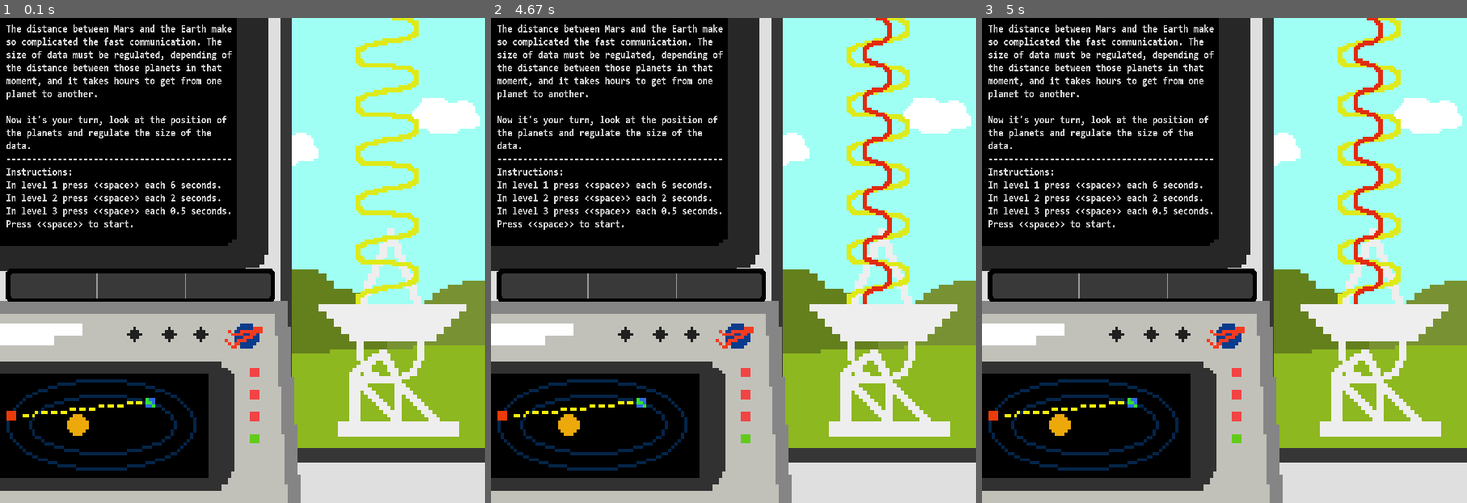
Above: before the commit, frames 1-3 (left to right).
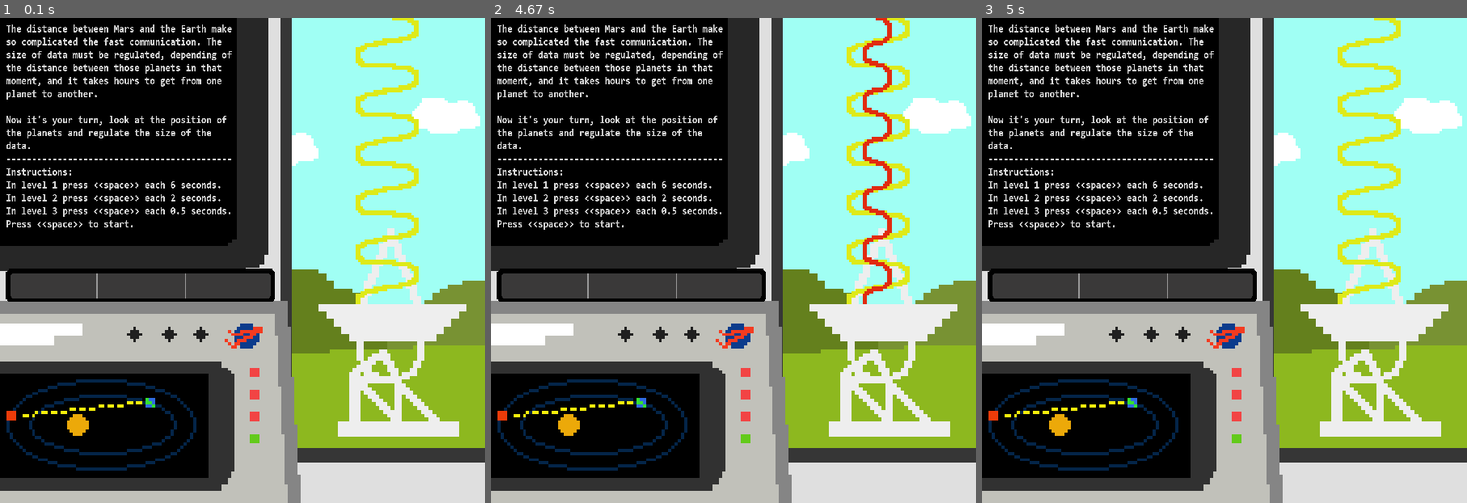
Above: after the commit, the same moments.

Repository: Elizabeth-mqz-gmz/MARS-Pitz_CanYouHearMeNow-
Game: pygame game, started from antenna.py
The game is run twice, just before and just after one commit, with the same random seed, the same clock (stepped at 60 frames per second) and the same inputs.
Inputs:
- Up to frame 1 (0.1 s): no input
- Up to frame 2 (4.67 s): tap Space at 0.33, 1.67 s
- Up to frame 3 (5 s): no input

Frames 1-2 are identical in both runs. In frame 3, 0.9% of the frame differs, in the area x 76-83%, y 0-59%.

Commit message:
fix: everything.. i hope

Diff:
--- a/antenna.py
+++ b/antenna.py
@@ -41,7 +41,7 @@
 barImg = pg.transform.scale(barImg, (333, 625))
 winImg = pg.transform.scale(winImg, (384, 96))
 
-def Draw(level, sublevel, limits, vel):
+def Draw(level, sublevel, limits, vel, fg):
     # Paint the background
     screen.fill((160,255,244))
 
@@ -57,16 +57,20 @@
     screen.blit(sunImg, (0,380),(0,0,250,250))
     screen.blit(barImg, (7,310),(0,0,333,41))
 
-    SelectLevel(level)
+    check = True
+    SelectLevel(level,sublevel)
 
     if vel != 0:
-        Waves(vel, level, limits)
-
-    BarUpdate(level, sublevel)
+        if fg:
+            check = Waves(vel, level-1, limits)
+        else:
+            check = Waves(vel, level, limits)
+    pg.display.update()
+    return check
 
 #end
 def Win():
-    for x in range(1,5):
+    for x in [1,2,3,4,5]:
         if x%2 == 0:
             screen.blit(winImg, (108,276),(0,0,384,48))
         else:
@@ -75,45 +79,48 @@
         tm.sleep(1)
 
 def BarUpdate(level, sublevel):
-
+    print(level,sublevel)
     if level == 1:
         sublevel += 5
     elif level == 2:
         sublevel += 10
     fac = int(sublevel*41.6)
     screen.blit(barImg, (7,310),(0,fac,333,41))
+    pg.display.update()
+
 
 # Display the specific image pattern of each level, and return the level's range
-def SelectLevel(level):
-    if level == 0:
+def SelectLevel(l,sl):
+    #print(l,sl)
+
+
+    if l == 0:
         screen.blit(sunImg, (0,380),(0,250,250,250))
         screen.blit(wvsImg, (390,0),(0,0,177,354))
-        range = [limits[0], limits[1]]
-    elif level == 1:
+    elif l == 1:
         screen.blit(sunImg, (0,380),(250,0,250,250))
+        screen.blit(wvsImg, (390,0),(177,354,177,354))
+    elif l == 2:
+        screen.blit(sunImg, (0,380),(250,250,250,250))
         screen.blit(wvsImg, (390,0),(177,708,177,354))
-        range = [limits[2],limits[3]]
-    else:
-        screen.blit(sunImg, (0,380),(250,250,250,250))
-        screen.blit(wvsImg, (390,0),(177,354,177,354))
-        range = [limits[4], limits[5]]
-    pg.display.update()
-    return range
 
 # Display the waves effect of each space event
 def Waves(vel,lev, limits):
+    rt = False
     if lev == 0:
         if vel > limits[0] and vel <= limits[1]:
             screen.blit(wvsImg, (390,0),(177,0,177,354))
+            rt = True
         elif vel > limits[2] and vel < limits[0]:
             screen.blit(wvsImg, (390,0),(354,354,177,354))
-        else:
+        elif vel < limits[2]:
             screen.blit(wvsImg, (390,0),(0,708,177,354))
     elif lev == 1:
         if vel > limits[3]:
             screen.blit(wvsImg, (390,0),(354,0,177,354))
         elif vel > limits[2] and vel <= limits[3]:
             screen.blit(wvsImg, (390,0),(0,354,177,354))
+            rt = True
         elif vel < limits[2]:
             screen.blit(wvsImg, (390,0),(0,708,177,354))
     elif lev == 2:
@@ -123,94 +130,64 @@
             screen.blit(wvsImg, (390,0),(354,354,177,354))
         elif vel > limits[4] and vel <= limits[5]:
             screen.blit(wvsImg, (390,0),(354,708,177,354))
+            rt = True
+    return rt
 
-# All the game's mechanics are in this function
-def GameLoop(startedGame):
+gameExit = False
 
-    # Initialize the loop settings
-    level = 0
+while not gameExit:
+
+    Draw(0, 0, limits, 0, False)
+    counterLevel = 0
     counterSubLevel = 0
-    range = SelectLevel(level)
+    time = 0
+    startedGame = False
+    lose = False
 
-    # Loop if the user doesn't close the game
-    gameExit = False
-    while not gameExit:
+    while not lose:
 
-        # Set new level and sub-level. Get new range
-        if counterSubLevel == 5:
-            level += 1
-            counterSubLevel = 0
-            range = SelectLevel(level)
+        for event in pg.event.get():
 
-        # Finish the program if the user closes the window
-        for event in pg.event.get():
             if event.type == pg.QUIT:
                 pg.quit()
                 quit()
 
-            # Check if the key "space" has been press
-            if event.type == pg.KEYDOWN:
-                if event.key == pg.K_SPACE:
+            elif event.type == pg.KEYDOWN and event.key == pg.K_SPACE:
+                if startedGame:
+                    clock.tick()
 
-                    # Restart the clock if it already exists
-                    if startedGame:
-                        clock.tick()
+                else:
+                    clock = pg.time.Clock()
+                    clock.tick()
 
-                    # Initialize a clock if it doesn't exist
+            if event.type == pg.KEYUP and event.key == pg.K_SPACE:
+                if startedGame:
+
+                    time = clock.get_time()/1000
+
+                    flag = False
+                    if counterSubLevel == 4:
+                        if counterLevel == 2:
+                            gameExit = True
+                            Win()
+                        counterSubLevel = 0
+                        counterLevel += 1
+                        flag = True
+
                     else:
-                        clock = pg.time.Clock()
-                        clock.tick()
+                        counterSubLevel += 1
 
-            # Get in when you stop pressing "space"
-            if event.type == pg.KEYUP:
-                if event.key == pg.K_SPACE:
+                    #print(flag, counterLevel,counterSubLevel)
 
-                    # Calculate the time between the last "space" press
-                    if startedGame:
-                        time = clock.get_time()/1000
-
-                        # Display a specific image pattern
-                        Waves(time, level, limits)
-
-                        # Check if the time between taps is correct
-                        if (time < range[0]) or (time > range[1]):
-
-                            #startedGame = False
-                            level = 0
-                            counterSubLevel = 0
-                            # Show the level status in graphic way
-                            Draw(level, counterSubLevel, limits, time)
-                            #mostar linea vacia  (LOOOOOOOSEEEEER)
+                    if Draw(counterLevel, counterSubLevel, limits, time, flag):
+                        clock.tick
+                        BarUpdate(counterLevel,counterSubLevel)
+                    else:
+                        lose = True
+                        tm.sleep(3)
+                        #msg loser
+                else:
+                    startedGame = True
 
 
-                        else:
-                            clock.tick()
-                            counterSubLevel += 1
-                            # Show the level status in graphic way
-                            Draw(level, counterSubLevel, limits, time)
-
-                            # End the game when the user has finished the levels
-                            if level == 2 and counterSubLevel == 4:
-                                gameExit = True
-                                #felicidades msj
-
-
-                        pg.display.update()
-
-
-                    else:
-                        startedGame = True
-
-
-# This flag helps in the first loop
-startedGame = False
-
-Draw(0, 0, limits, 0)
-# Start the game
-GameLoop(startedGame)
-Win()
-
-
-# Exits from the game's window
-pg.quit()
 quit()
